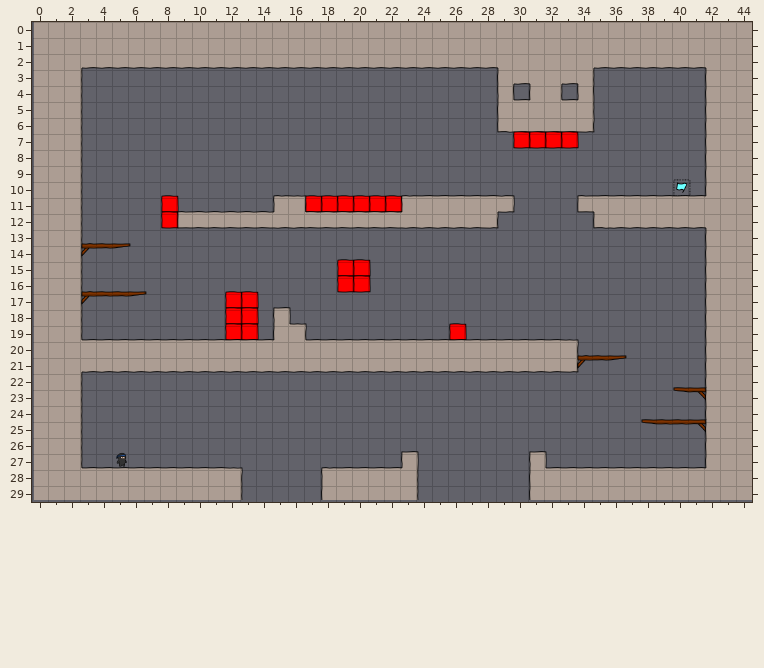
A Tiled map gets an edit: levelconverter/maps/n2.tmx. The picture above was drawn from the file before the commit.
Cells are 40x40 px. Shown: x 0..44, y 0..29.
And afterwards:
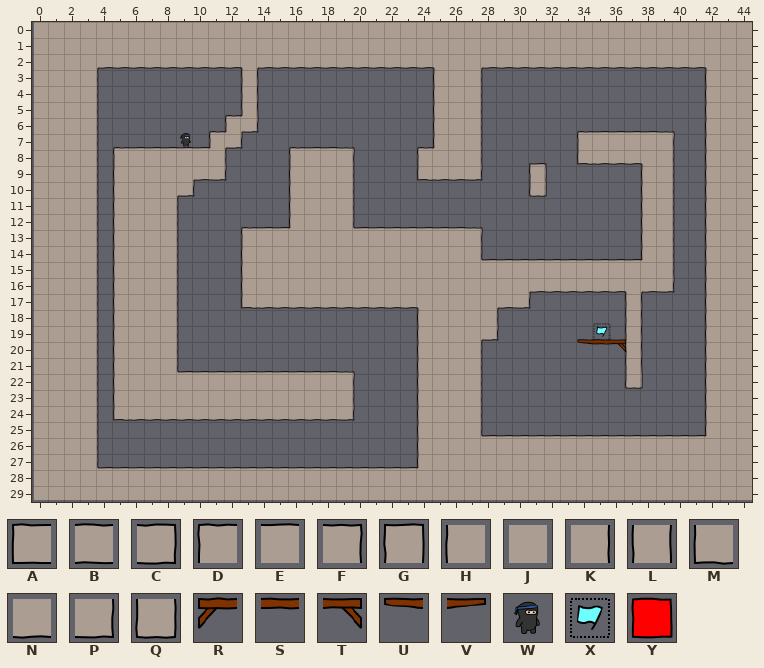
Key: from "tiles6_gapped": A 0, B 1, C 2, D 6, E 7, F 8, G 9, H 12, J 13, K 14, L 15, M 18, N 19, P 20, Q 21, R 24, S 25, T 26, U 27, V 28, W 46, X 47, Y 51.
_ is an empty cell.
Tiles replaced or removed in this view: A, B, C, D, E, F, G, H, J, K, L, M, N, P, R, S, T, U, V, W, X, Y.
Change:
Changed rows in their new state; . is an unchanged cell.
Layer "bg":
first column x 2:
 2 .J.........J...........JJJ.NNNNNN........
 3 JK.........L...........HJK.______........
 4 JK.........L...........HJK._.__._........
 5 JK.........L...........HJK.______........
 6 JK........DP...........HJK.______........
 7 JK.....W.DP............HJK..____DEEEEF...
 8 JK.DEEEEEK....DEEF....DJJK......MNNNJK...
 9 JK.HJJJJNP....HJJK....MNNP...G......HK...
10 JK.HJJJP......HJJK...........Q......HK_..
11 JK.HJJK......_HJJK__________....____HK__H
12 JK.HJJK_______HJJK_________......___HK__H
13 JK.HJJK....DEEJJJJEEEEEEEF..........HK...
14 JK_HJJK....HJJJJJJJJJJJJJK..........HK...
15 JK.HJJK....HJJJJJJJJJJJJJJEEEEEEEEEEJK...
16 JK.HJJK....HJJJJJJJJJJJJJJJJJNNNNNNJNP...
17 JK_HJJK..._MNNNNNNNNNNJJJJJNP......L.....
18 JK.HJJK...__._........HJJJK........L.....
19 JK.HJJK...__.__.......HJJJP......X.L.....
20 .K_HJJK_______________HJJK______USTL.....
21 .K_HJJK_______________HJJK_________L.....
22 JK.HJJJEEEEEEEEEEF....HJJK.........Q.....
23 JK.HJJJJJJJJJJJJJK....HJJK............__.
24 JK.MNNNNNNNNNNNNNP....HJJK...............
25 JK....................HJJK..........____.
26 JK....................HJJJEEEEEEEEEEEEEEJ
27 JK._................._HJJJJJJJJJJJJJJJJJJ
28 .J........EEEEEEE....EJJJJJJJJJJJJJJJJJJ.
29 ..........JJJJJJJ....JJJJJJJJJ...........
